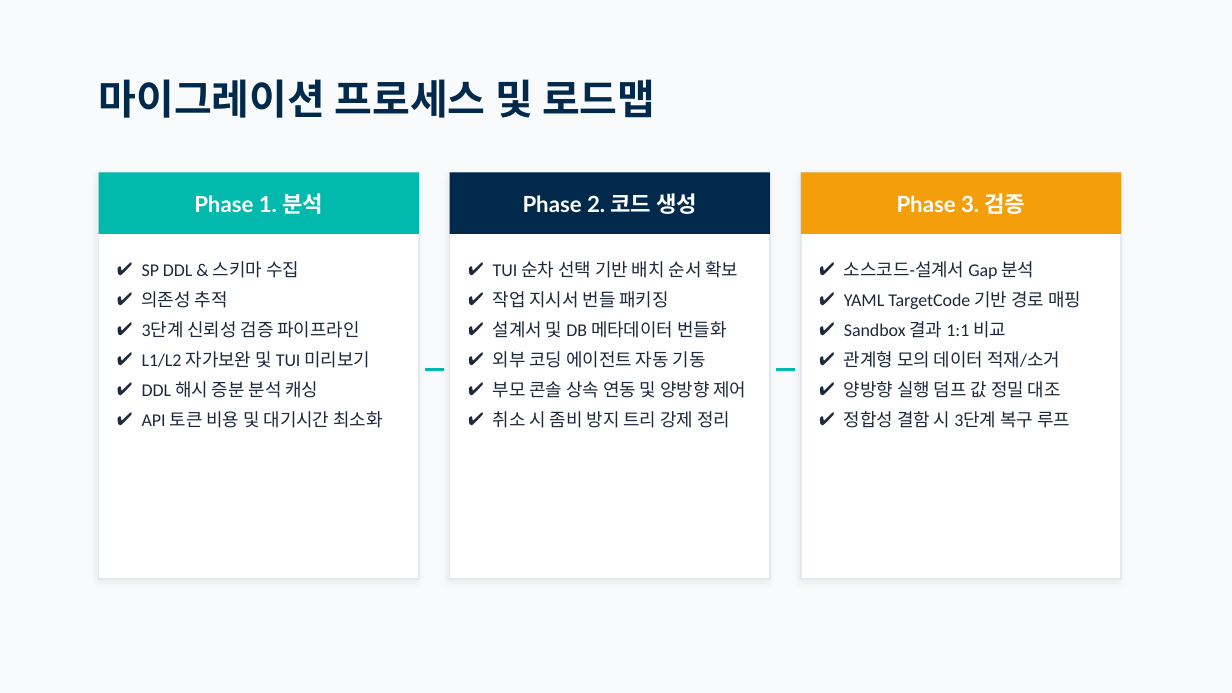
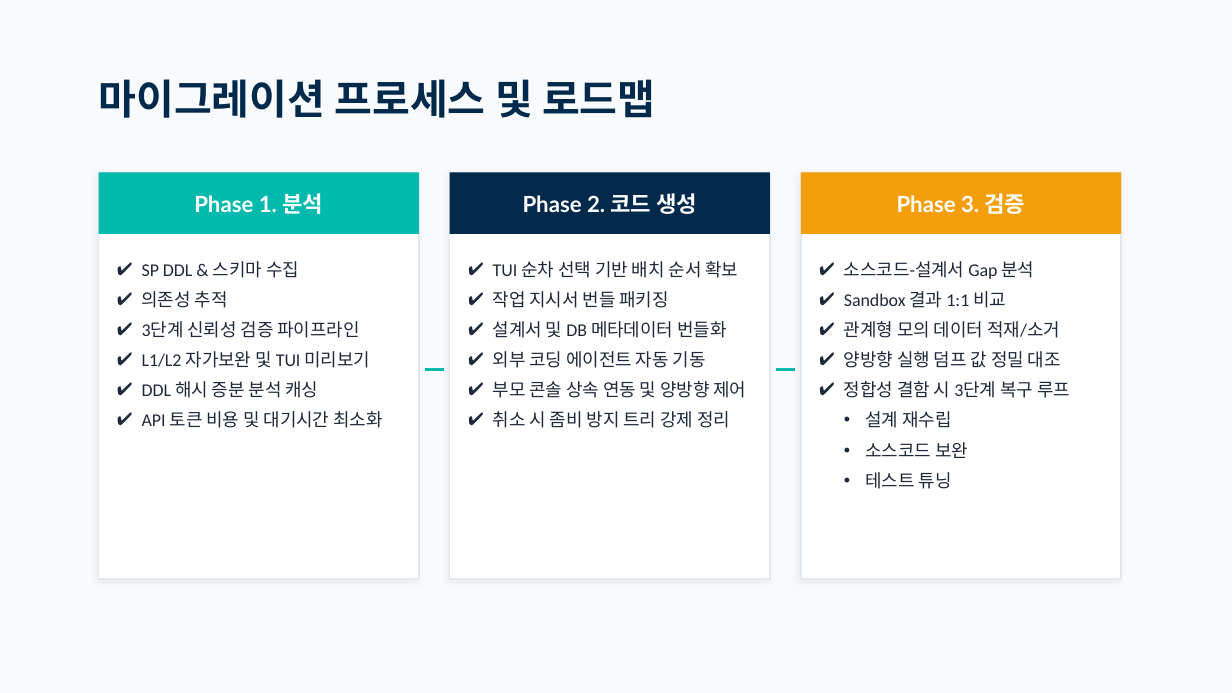
Before and after one commit to moondae815/ReSet, a slide deck: slide 9 of docs/ReSet_Presentation.pptx. Drawn at 1232x693 pixels with LibreOffice and Linux fonts; fonts in the diff are those of the drawing. Boxes give left, top, right and bottom in pixels: in the first picture for what was removed or moved away, otherwise in the second. Text is boxed around its words. In the diff, an @@ line names an element or a change of style, - is before the commit and + after.

```diff
--- a/docs/ReSet_Presentation.pptx
+++ b/docs/ReSet_Presentation.pptx
@@ text at (x1=844, y1=291, x2=1081, y2=309): paragraph removed @@
-✔ YAML TargetCode 기반 경로 매핑
@@ text at (x1=865, y1=411, x2=968, y2=489): paragraphs added @@
+• 설계 재수립
+• 소스코드 보완
+• 테스트 튜닝
```
Also in this commit, not shown: 2 other slides changed.
